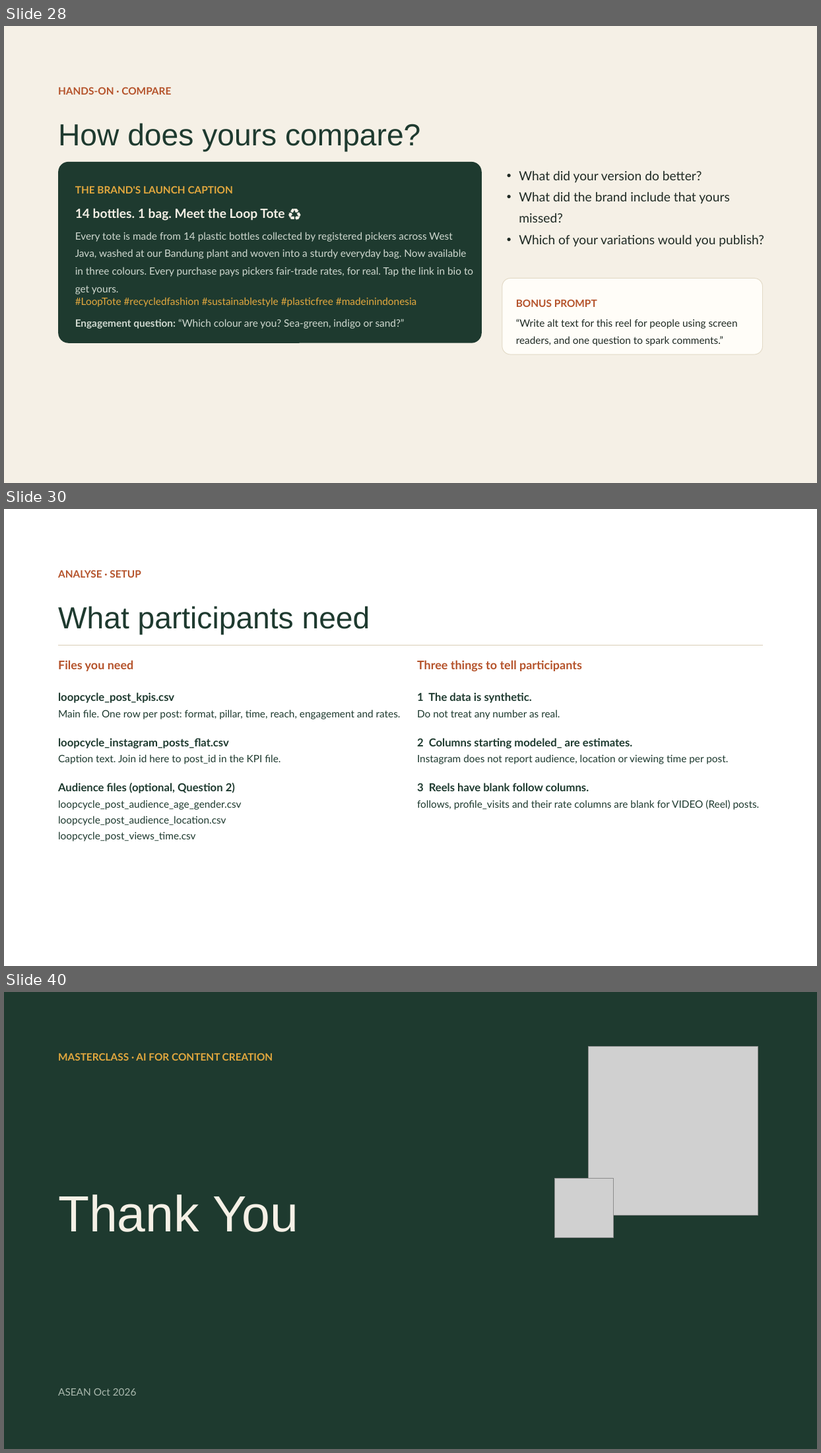
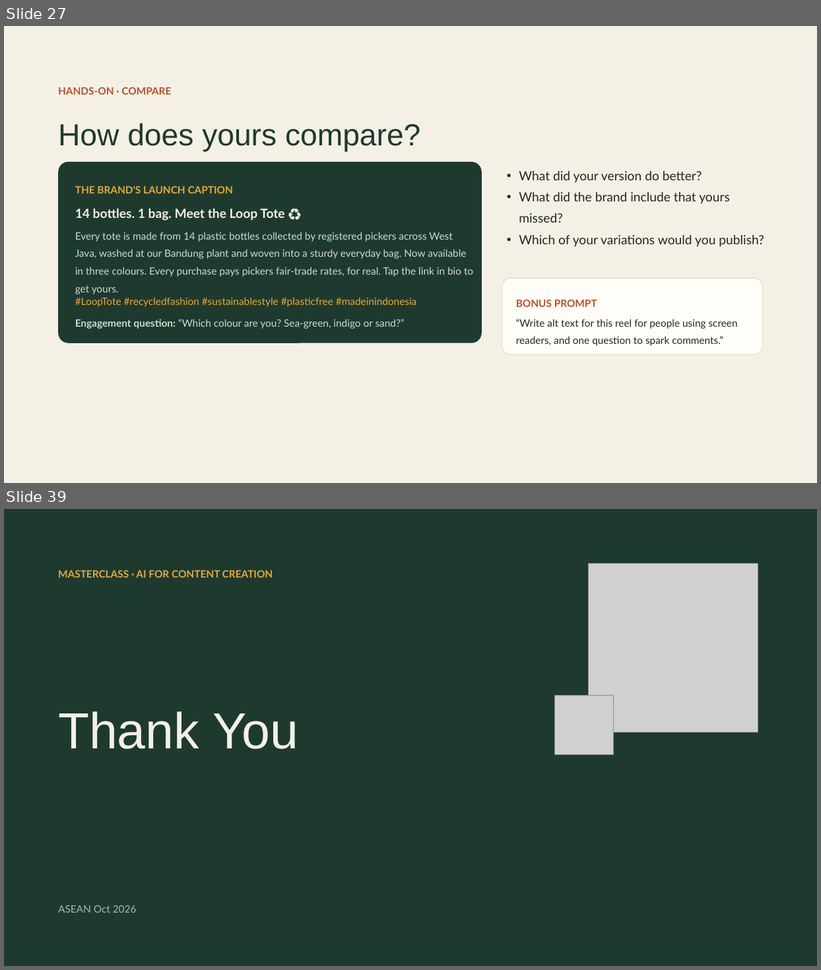
Before and after one commit to itsbharathp/LoopCycle, a slide deck: Prestentations/AI for Content Creation — The Basics.pptx. Shown one above the other, each under a label of ours: slides 28, 30 and 40 before the commit, slides 27 and 39 after it; the slides between them are not shown. The pictures are 821x1453 and 821x970 pixels, drawn with LibreOffice and Linux fonts; fonts in the diff are those of the drawing; grey boxes stand for pictures. Boxes give left, top, right and bottom in pixels: in the first picture for what was removed or moved away, otherwise in the second. Text is boxed around its words. In the diff, an @@ line names an element or a change of style, - is before the commit and + after.

```diff
--- a/Prestentations/AI for Content Creation — The Basics.pptx
+++ b/Prestentations/AI for Content Creation — The Basics.pptx
@@ slide 30 removed at (4, 509, 817, 966), background #FFFFFF @@
@@ text removed at (58, 570, 141, 578) @@
-ANALYSE · SETUP
@@ text removed at (58, 606, 370, 634) @@
-What participants need
@@ line removed from (58, 645) to (763, 645) @@
@@ text removed at (58, 660, 401, 842) @@
-Files you need
-loopcycle_post_kpis.csv
-Main file. One row per post: format, pillar, time, reach, engagement and rates.
-loopcycle_instagram_posts_flat.csv
-Caption text. Join id here to post_id in the KPI file.
-Audience files (optional, Question 2)
-loopcycle_post_audience_age_gender.csv
-loopcycle_post_audience_location.csv
-loopcycle_post_views_time.csv
@@ text removed at (417, 660, 760, 810) @@
-Three things to tell participants
-1 The data is synthetic.
-Do not treat any number as real.
-2 Columns starting modeled_ are estimates.
-Instagram does not report audience, location or viewing time per post.
-3 Reels have blank follow columns.
-follows, profile_visits and their rate columns are blank for VIDEO (Reel) posts.
@@ what was slide 28 is now slide 27 @@
@@ what was slide 40 is now slide 39 @@
```
Also in this commit, not shown: 11 slides added, 11 other slides removed, 3 other files.
